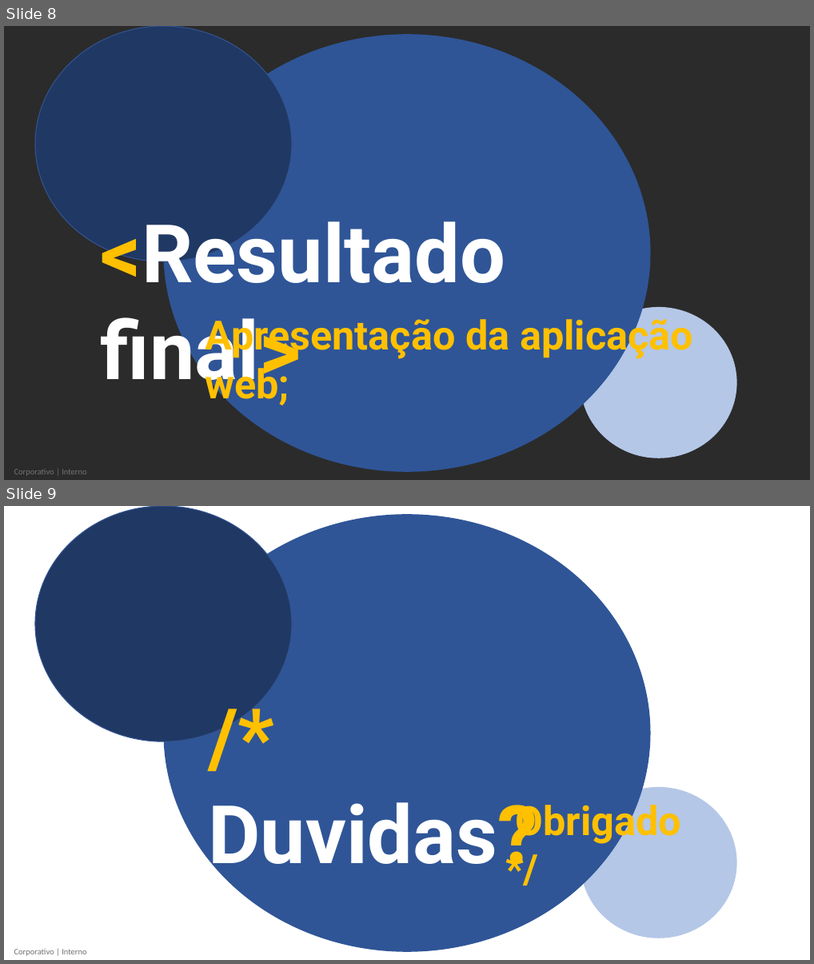
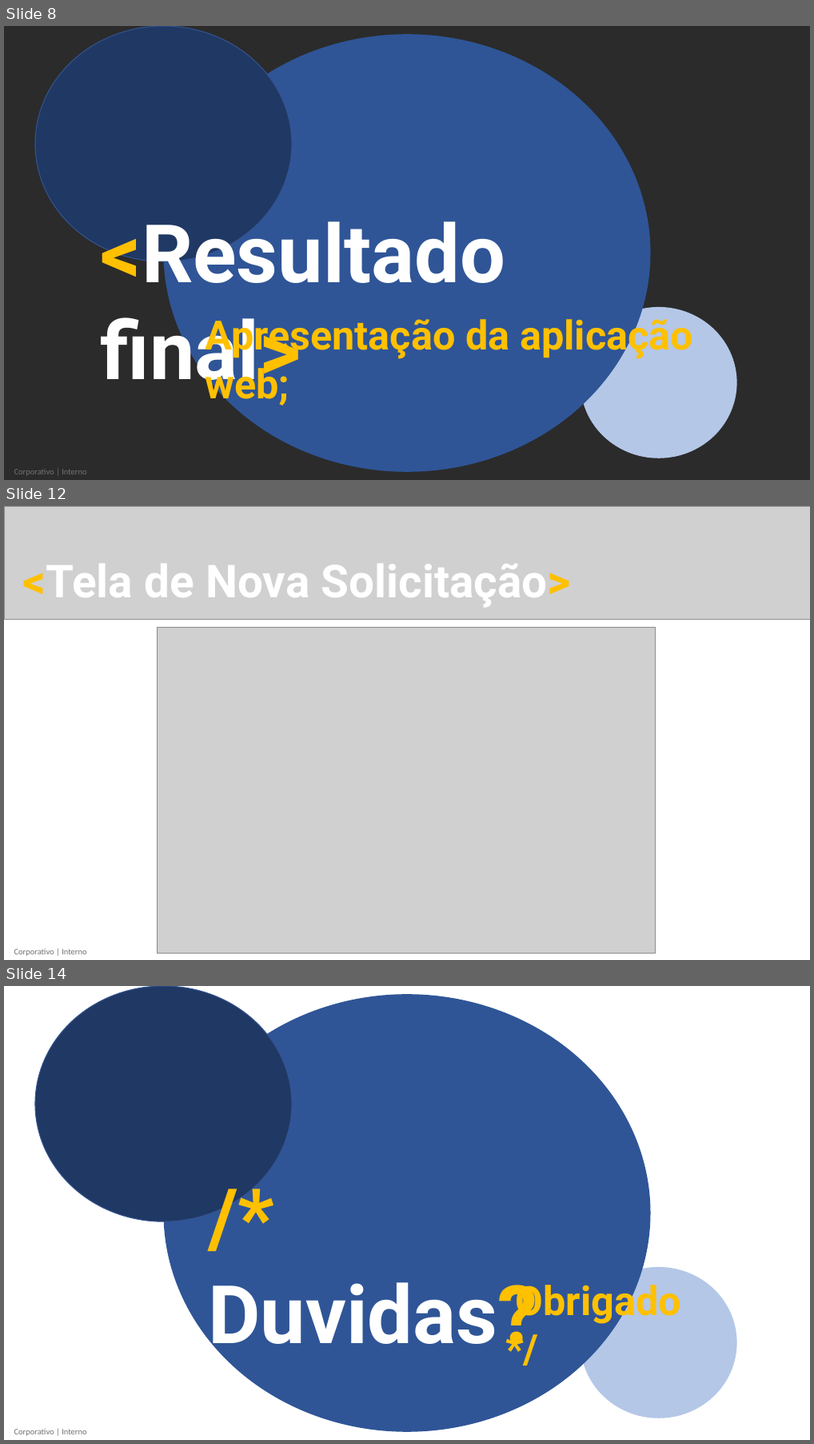
Before and after one commit to brunoguerra86/Gama-Projeto-VLAN, a slide deck: Apresentação PanDev.pptx. Shown one above the other, each under a label of ours: slides 8 and 9 before the commit, slides 8, 12 and 14 after it; the slides between them are not shown. The pictures are 814x964 and 814x1444 pixels, drawn with LibreOffice and Linux fonts; fonts in the diff are those of the drawing; grey boxes stand for pictures; background and template pictures are left out; a plain dark background stands for a picture behind light text. Boxes give left, top, right and bottom in pixels: in the first picture for what was removed or moved away, otherwise in the second. Text is boxed around its words. In the diff, an @@ line names an element or a change of style, - is before the commit and + after.

```diff
--- a/Apresentação PanDev.pptx
+++ b/Apresentação PanDev.pptx
@@ slide 12 added at box(4, 506, 810, 960), background #FFFFFF; not listed: 1 template element that a slide beside it also shows @@
@@ picture added at box(4, 506, 810, 620) @@
@@ text added at box(23, 564, 572, 607), 54 pt, text #FFFFFF, bold @@
+<Tela de Nova Solicitação>
@@ picture added at box(157, 627, 655, 953) @@
@@ what was slide 9 is now slide 14 @@
```
Also in this commit, not shown: 2 slides changed, 4 other slides added.
